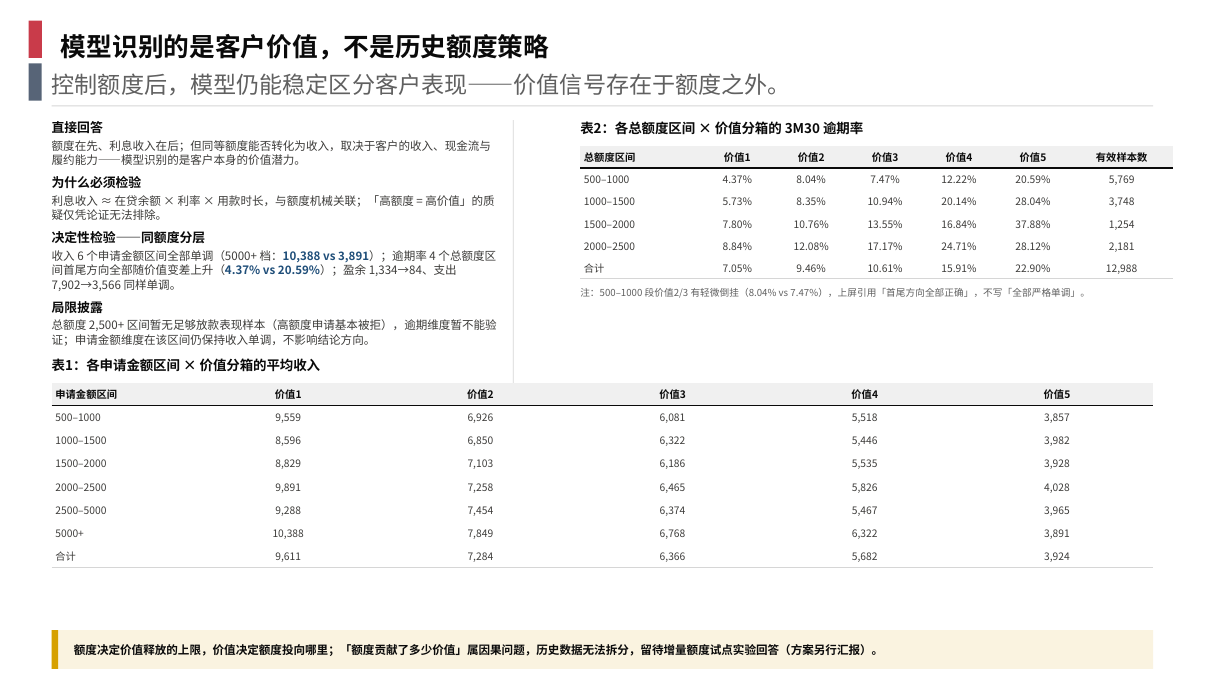
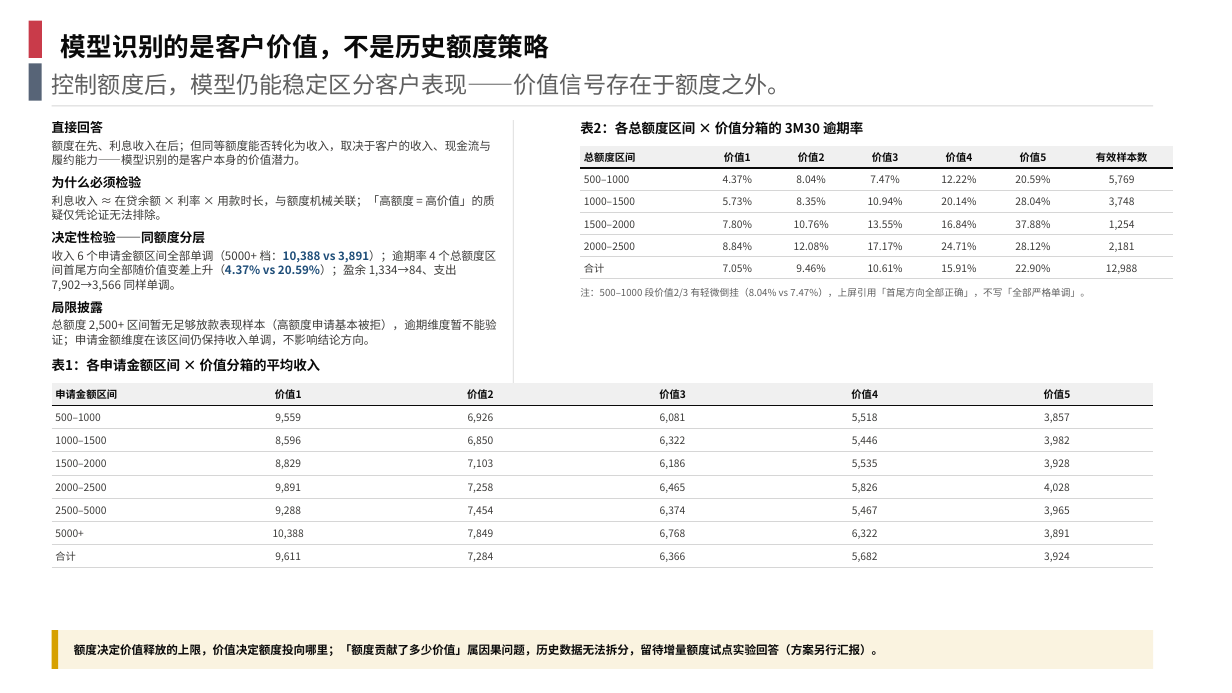
Before and after one commit to EliamZhang/Modek-MBR-September, a slide deck: slide 2 of Model MBR August.pptx. Drawn at 1232x693 pixels with LibreOffice and Linux fonts; fonts in the diff are those of the drawing; background and template pictures are left out. Boxes give left, top, right and bottom in pixels: in the first picture for what was removed or moved away, otherwise in the second. Text is boxed around its words. In the diff, an @@ line names an element or a change of style, - is before the commit and + after.

```diff
--- a/Model MBR August.pptx
+++ b/Model MBR August.pptx
@@ table at [580, 146, 1174, 279] @@
@@ borders changed @@
@@ table at [52, 383, 1153, 567] @@
@@ borders changed @@
```
Also in this commit, not shown: 2 other slides changed, 1 other file.
